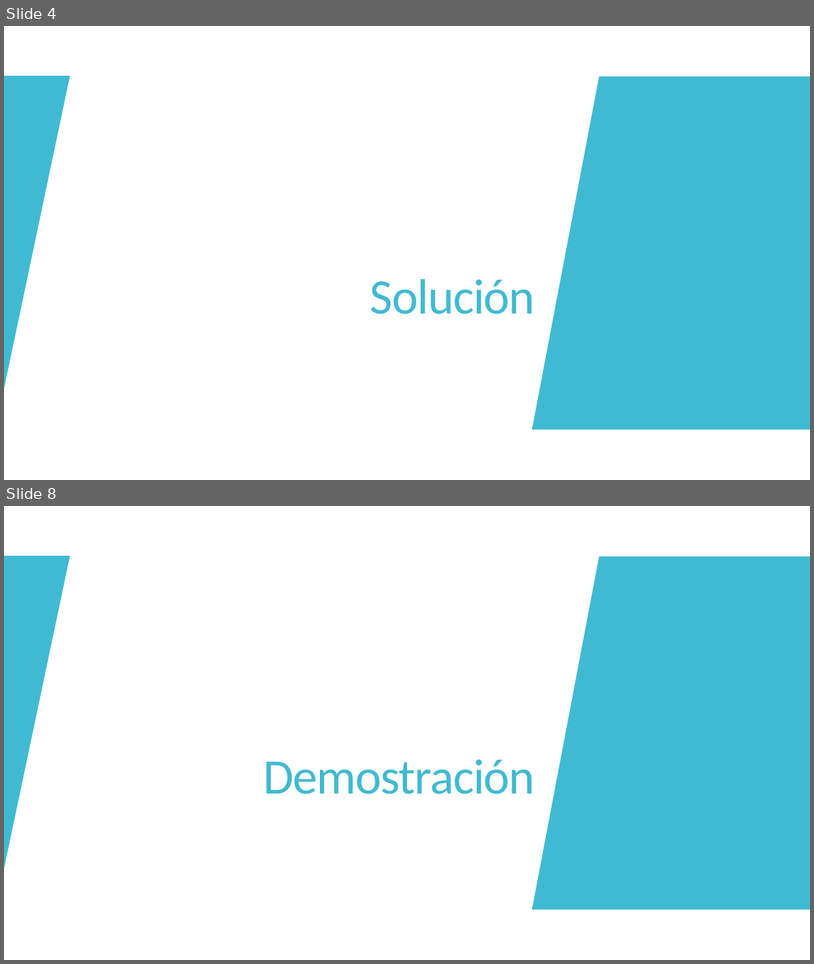
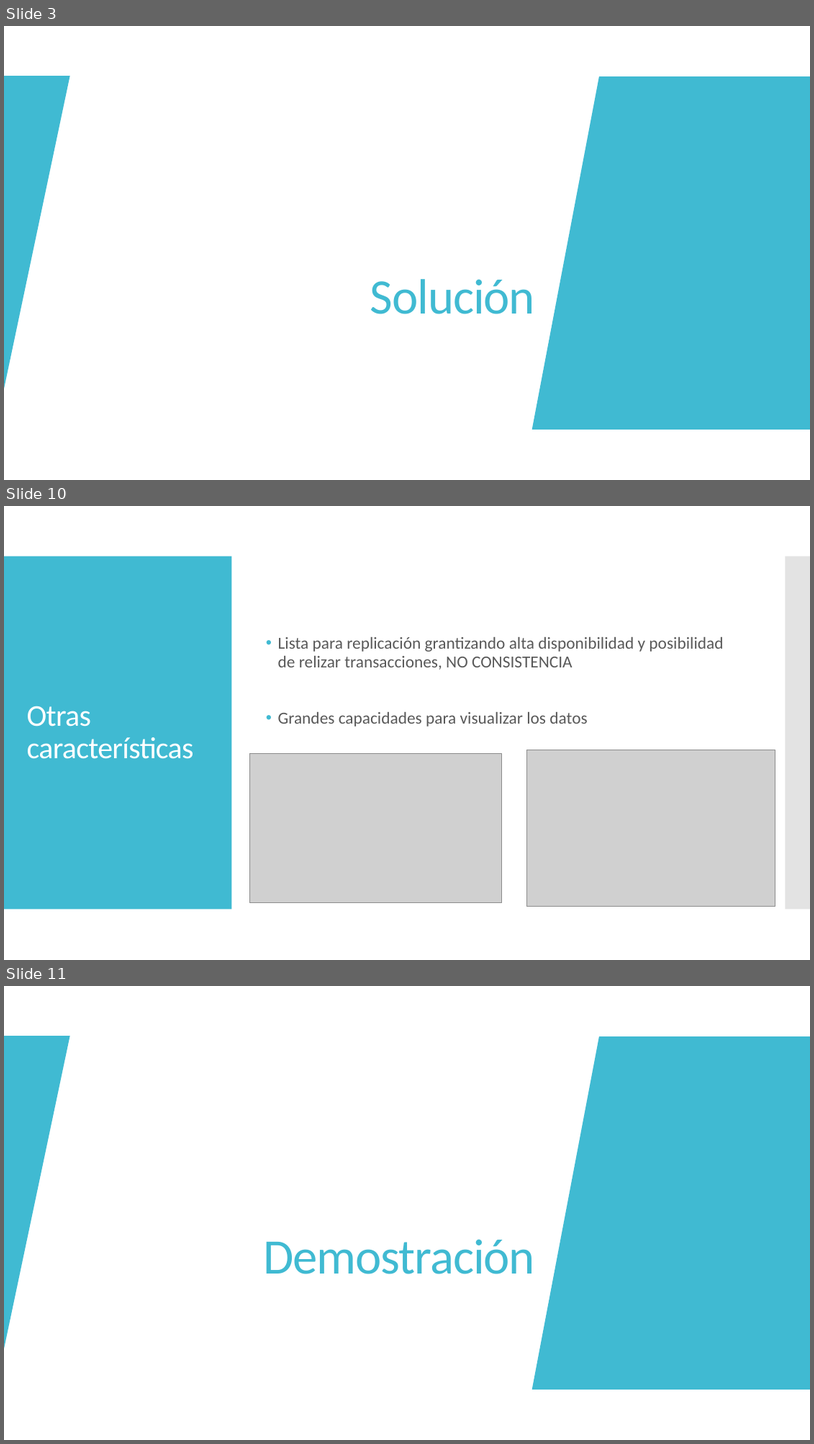
Before and after one commit to JuanCasado/ADVANCED_DATABASES, a slide deck: PRESENTATION/neo4j.pptx. Shown one above the other, each under a label of ours: slides 4 and 8 before the commit, slides 3, 10 and 11 after it; the slides between them are not shown. The pictures are 814x964 and 814x1444 pixels, drawn with LibreOffice and Linux fonts; fonts in the diff are those of the drawing; grey boxes stand for pictures. Boxes give left, top, right and bottom in pixels: in the first picture for what was removed or moved away, otherwise in the second. Text is boxed around its words. In the diff, an @@ line names an element or a change of style, - is before the commit and + after.

```diff
--- a/PRESENTATION/neo4j.pptx
+++ b/PRESENTATION/neo4j.pptx
@@ slide 10 added at (4, 506, 810, 960), background #FFFFFF; not listed: 2 template elements that a slide beside it also shows @@
@@ text added at (278, 637, 723, 726), 20 pt, text #595959 @@
+• Lista para replicación grantizando alta disponibilidad y posibilidad de relizar transacciones, NO CONSISTENCIA
+• Grandes capacidades para visualizar los datos
@@ title added at (27, 705, 194, 759), 36 pt, text #FFFFFF @@
+Otras características
@@ picture added at (250, 754, 502, 902) @@
@@ picture added at (527, 750, 775, 906) @@
@@ what was slide 4 is now slide 3 @@
@@ what was slide 8 is now slide 11 @@
```
Also in this commit, not shown: 2 slides changed, 6 other slides added, 4 slides removed, 9 other files.
